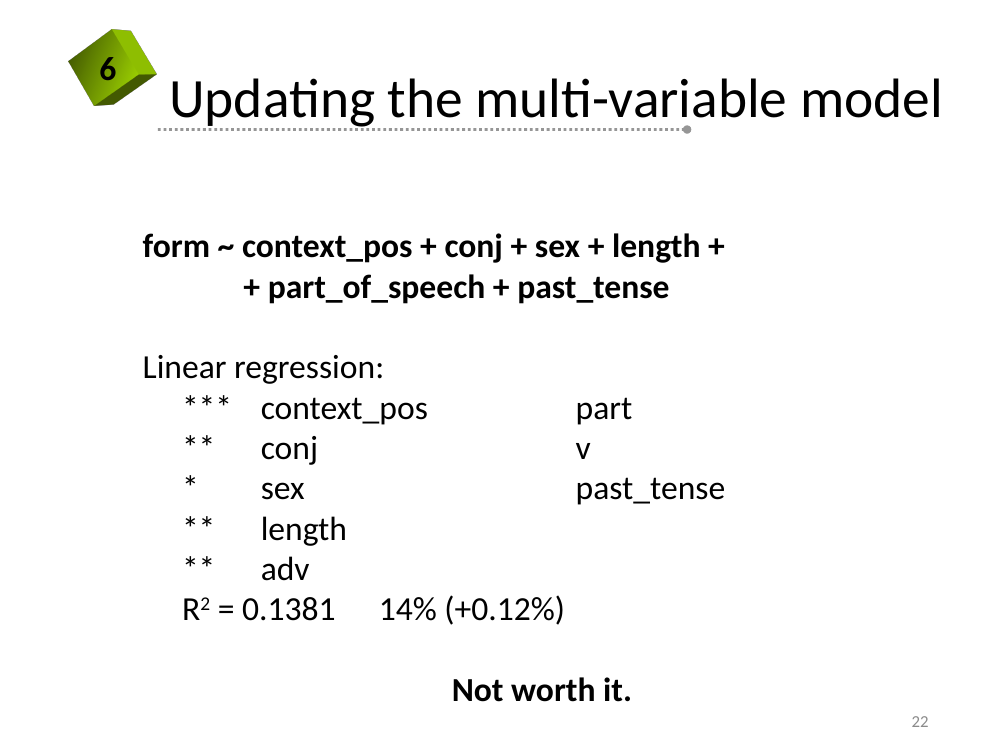
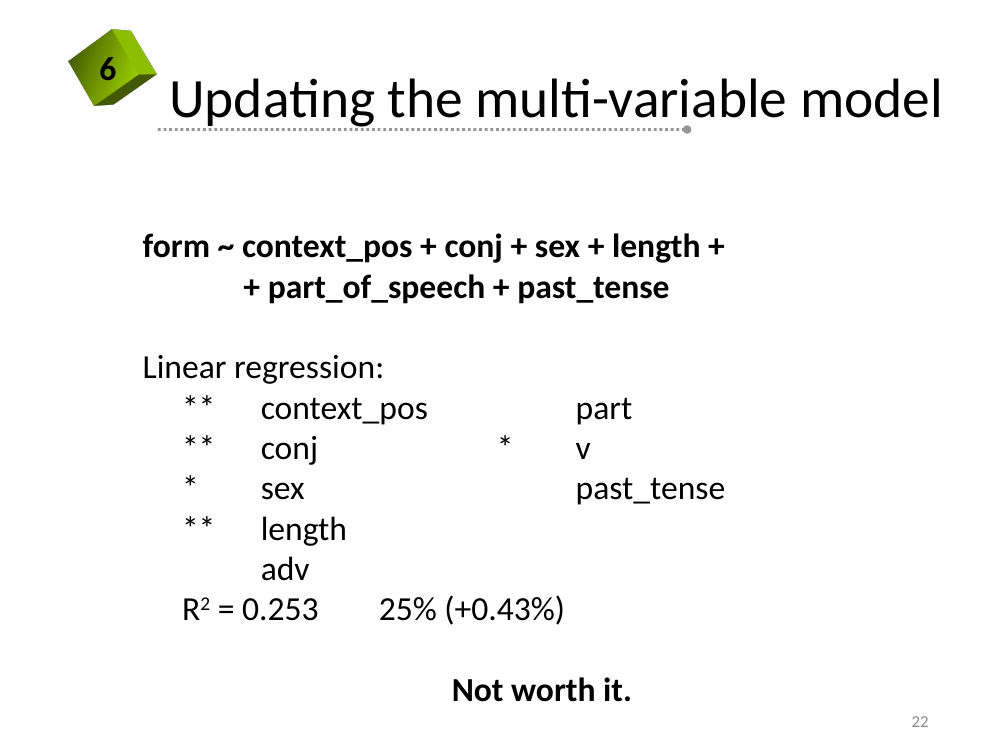
Before and after one commit to kateabr/r_project_data, a slide deck: slide 22 of slides.pptx. Drawn at 1008x756 pixels with LibreOffice and Linux fonts; fonts in the diff are those of the drawing; background and template pictures are left out. Boxes give left, top, right and bottom in pixels: in the first picture for what was removed or moved away, otherwise in the second. Text is boxed around its words. In the diff, an @@ line names an element or a change of style, - is before the commit and + after.

```diff
--- a/slides.pptx
+++ b/slides.pptx
@@ text at <box>261,397,633,465</box>: text changed @@
-*** context_pos part
-** conj v
+** context_pos part
+** conj * v
@@ text at <box>242,556,565,625</box>: text changed @@
-** adv
-R2 = 0.1381 14% (+0.12%)
+adv
+R2 = 0.253 25% (+0.43%)
```
Also in this commit, not shown: 17 other slides changed.
